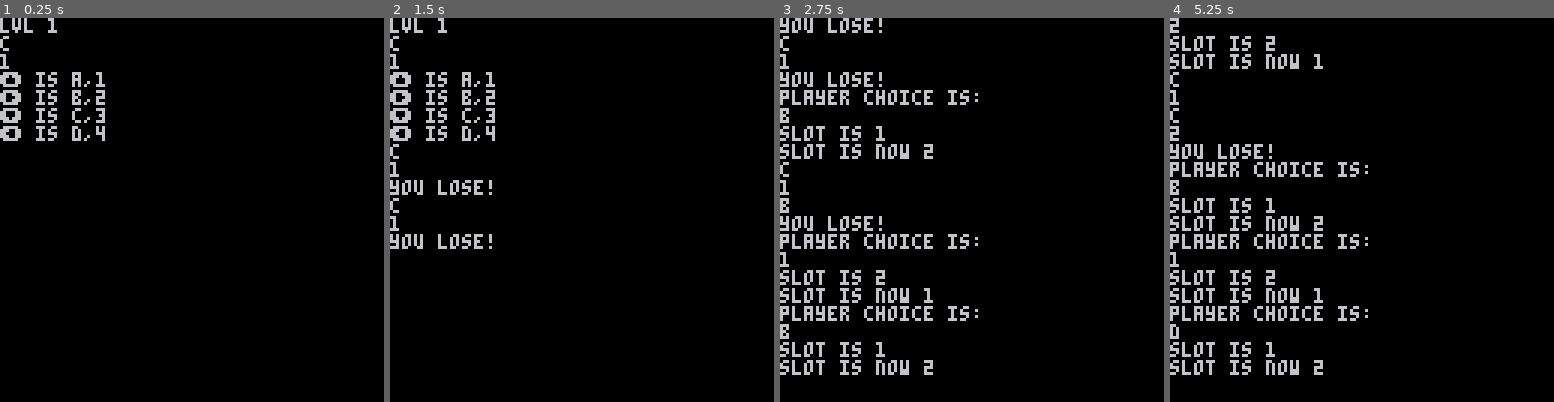
Above: before the commit, frames 1-4 (left to right).
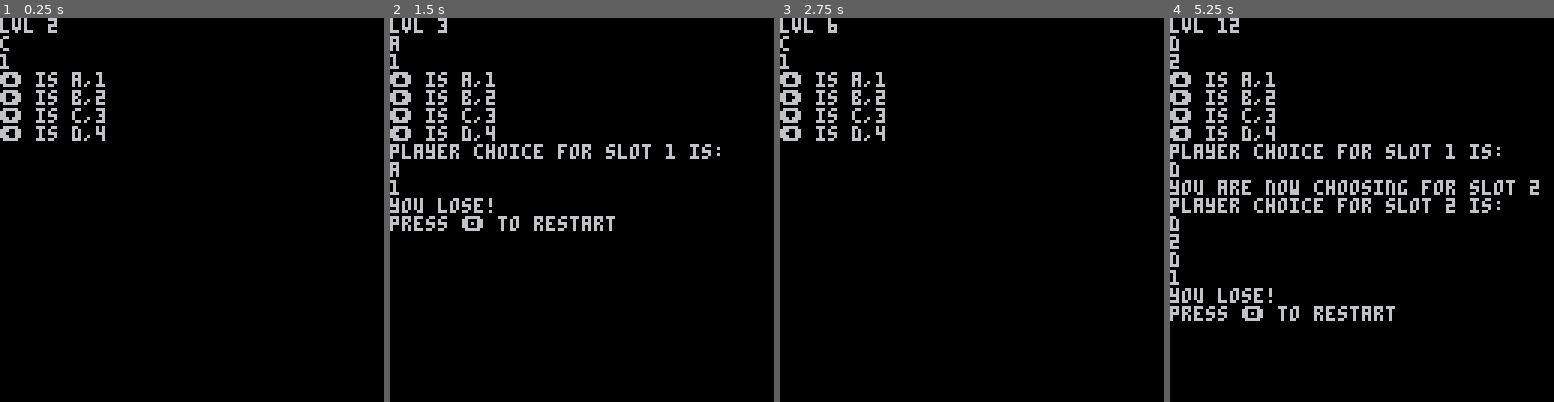
Above: after the commit, the same moments.

Repository: maleker86/p8-commute
Game: PICO-8 cartridge commute.p8
Two runs of this game, one before a commit and one after it. Both use one fixed random seed, a clock stepped at 60 frames per second and the inputs below.
Inputs:
- Up to frame 1 (0.25 s): no input
- Up to frame 2 (1.5 s): tap X (X key) at 0.33, 1.07 s; tap O (Z key) at 0.7 s
- Up to frame 3 (2.75 s): hold Right 1.6-2.1 s; tap O (Z key) at 1.7, 2.1, 2.5 s; tap X (X key) at 1.85 s; hold Up 2.15-2.42 s; hold Right from 2.47 s (still down)
- Up to frame 4 (5.25 s): tap O (Z key) every 0.4 s from 2.9 to 4.9 s; tap X (X key) at 2.97, 4.08, 5.2 s; release Right at 3.03 s; hold Left 3.08-3.58 s; hold Down 3.63-3.97 s; hold Right 4.02-4.68 s; hold Up 4.73-5.03 s; hold Left from 5.08 s (still down)

The runs differ from the first frame. In frame 1, less than 0.1% of the frame differs, in the area x 12-15%, y 0-4%; in frame 2, 3.6%; in frame 3, 7.2%; in frame 4, 11%, in the area x 0-97%, y 0-93%.

Commit message:
Reduce redundancy. add restart button
In this ver, levels are persistent after calling _init().

Diff:
--- a/commute.p8
+++ b/commute.p8
@@ -5,7 +5,8 @@
 
 
 --globals
-lvl = 0
+lvl = 1
+round = 1
 phase = 1
 cmp_route={}
 plyr_route={}
@@ -23,12 +24,15 @@
 	print("⬅️ is d,4")
 end
 
---plr inpt norpt :)
+--plr inpt
 function plyrrt()
+
+	if (btnp()>0) then
+		print("player choice for slot "..phase.." is:")
+	end
 
 	--up asgn
 	if(btnp(⬆️)) then
-		print("player choice is:")
 		if phase==1 then
 			print("a")
 			plyr_route[1]="a"
@@ -41,7 +45,6 @@
 
 	--rt asgn
 	if(btnp(➡️)) then
-		print("player choice is:")
 		if phase==1 then
 			print("b")
 			plyr_route[1]="b"
@@ -54,7 +57,6 @@
 
 	--dn asgn
 	if(btnp(⬇️)) then
-		print("player choice is:")
 		if phase==1 then
 			print("c")
 			plyr_route[1]="c"
@@ -65,10 +67,8 @@
 		phs()
 	end
 
-
 	--lt asgn
 	if(btnp(⬅️)) then
-		print("player choice is:")
 		if phase==1 then
 			print("d")
 			plyr_route[1]="d"
@@ -82,15 +82,14 @@
 end
 
 function phs()
-	print("slot is "..phase)
-
 		if (phase==2) then
 			phase = 1
+			print("if you are finished, press ❎")
 		else
 			phase = 2
 		end
 
-	print("slot is now "..phase)
+	print("you are now choosing for slot "..phase)
 end
 
 --mk lvl rt
@@ -105,13 +104,12 @@
 	rnd(ltlns)}
 
 	foreach(cmp_route,print)
-
 end
 
 function _update()
 	plyrrt()
 
-	--print score
+	--end round/print score
 	if (btnp(❎)) then
 		foreach(cmp_route,print)
 		foreach(plyr_route,print)
@@ -122,6 +120,11 @@
 			print("you lose!")
 		end
 
+		print("press 🅾️ to restart")
+	end
+
+	if (btnp(🅾️)) then
+		_init()
 	end
 
 end
